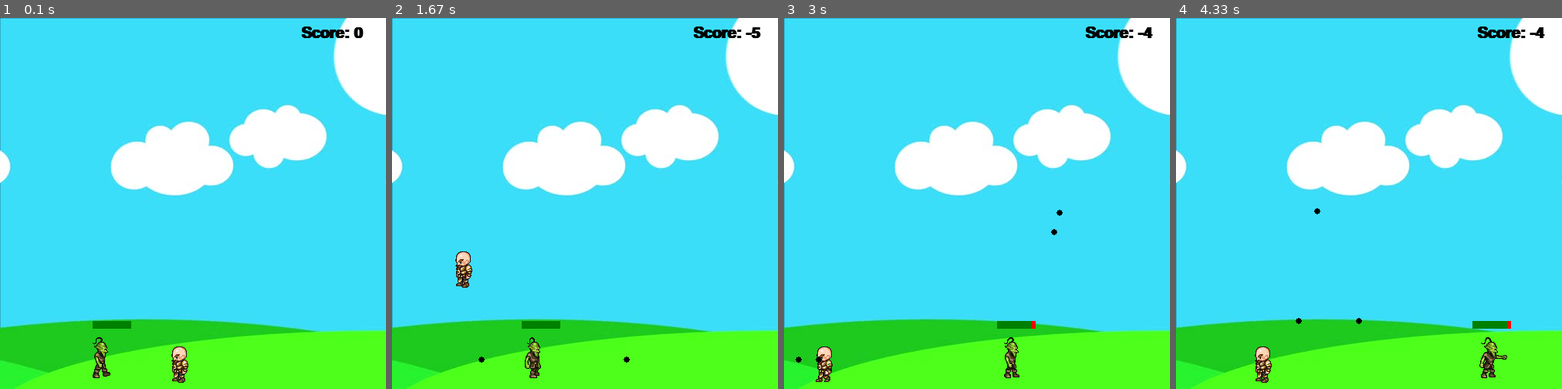
Above: before the commit, frames 1-4 (left to right).
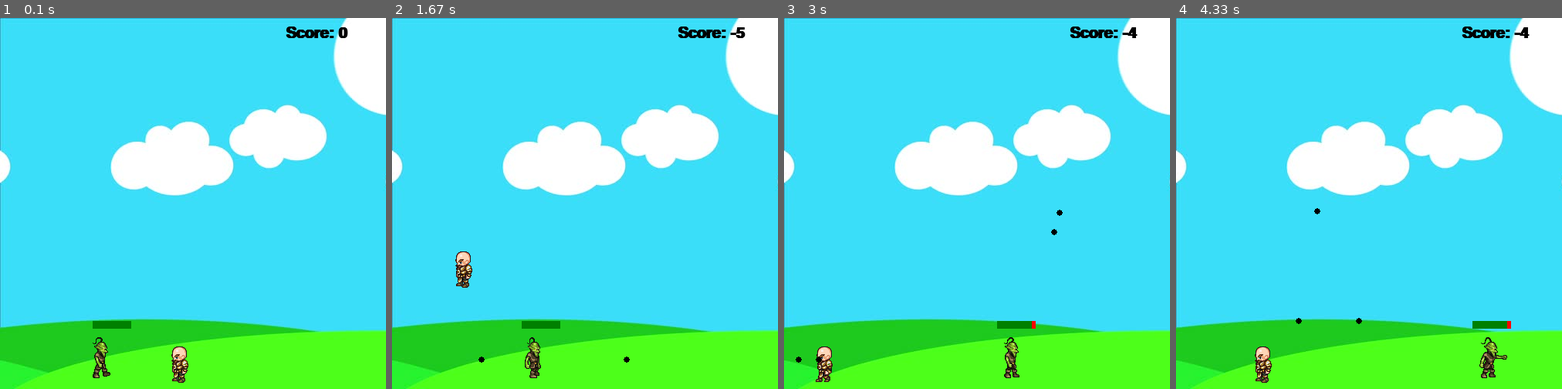
Above: after the commit, the same moments.

Repository: alxnd-ogsev/FirstPyGame
Game: pygame game, started from firstPyGame.py
Same seed, same stepped clock (60 frames per second), same inputs: the game is played once before the commit and once after it.
Inputs:
- Up to frame 1 (0.1 s): no input
- Up to frame 2 (1.67 s): tap Space at 0.33, 1.23, 1.53 s; hold Up 1.17-1.63 s
- Up to frame 3 (3 s): hold Right 1.67-2.13 s; tap Space at 1.73, 2.23, 2.53, 2.8 s; hold Left 2.17-2.7 s; hold Left from 2.73 s (still down)
- Up to frame 4 (4.33 s): tap Space at 3.1, 3.23, 3.63, 3.93, 4.3 s; release Left at 3.13 s; hold Up 3.17-3.53 s; hold Right 3.57-4.2 s; hold Left from 4.23 s (still down)

The runs differ from the first frame. In frame 1, 0.3% of the frame differs, in the area x 74-95%, y 2-6%; in frame 2, 0.4%, in the area x 74-96%, y 2-6%; in frame 3, 0.4%; in frame 4, 0.4%.

Commit message:
Pygame Tutorial #10 - Finishing Touches & Next Steps Completed!

Diff:
--- a/firstPyGame.py
+++ b/firstPyGame.py
@@ -62,6 +62,8 @@
             #pygame.draw.rect(win, (255,0,0), self.hitbox, 2)
 
         def hit(self):
+                self.isJump = False
+                self.jumpCount = 10
                 self.x = 60
                 self.y = 410
                 self.walkCount = 0
@@ -76,7 +78,7 @@
                         for event in pygame.event.get():
                                 if event.type == pygame.QUIT:
                                         i = 101
-                                        pyhame.quit()
+                                        pygame.quit()
 
 class projectile(object):
     def __init__(self, x, y, radius, color, facing):
@@ -150,7 +152,7 @@
 def redrawGameWindow():
     win.blit(bg, (0,0))
     text = font.render('Score: ' + str(score), 1, (0,0,0))
-    win.blit(text, (390, 10))
+    win.blit(text, (370, 10))
     man.draw(win)
     goblin.draw(win)
     for bullet in bullets:
